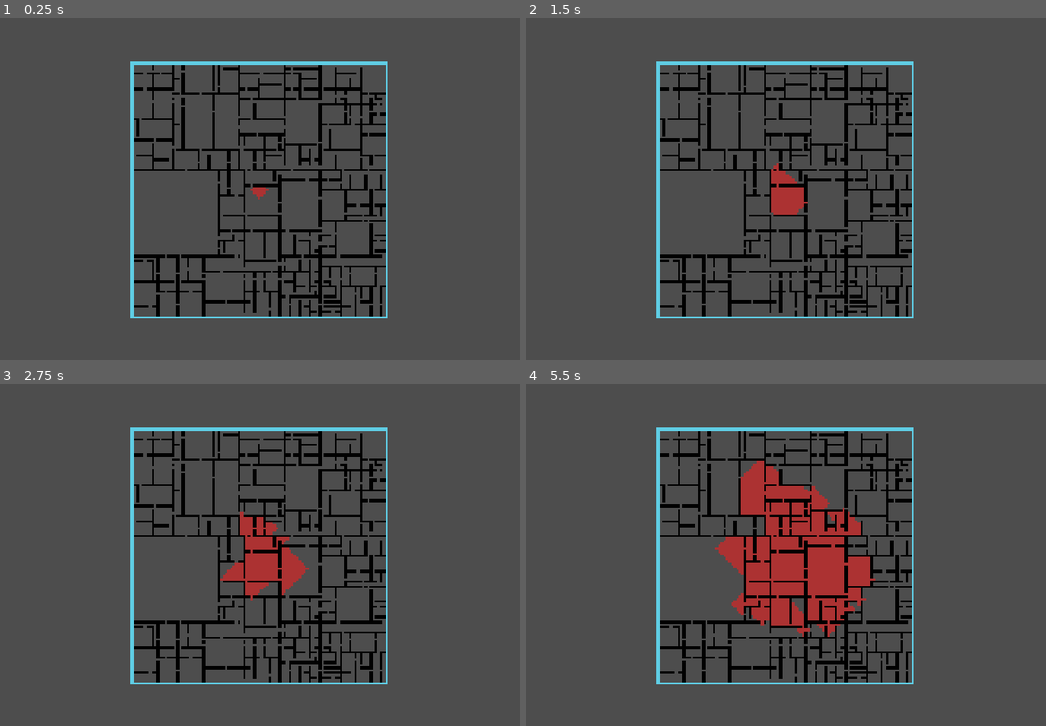
Above: before the commit, frames 1-4 (two rows, left to right).
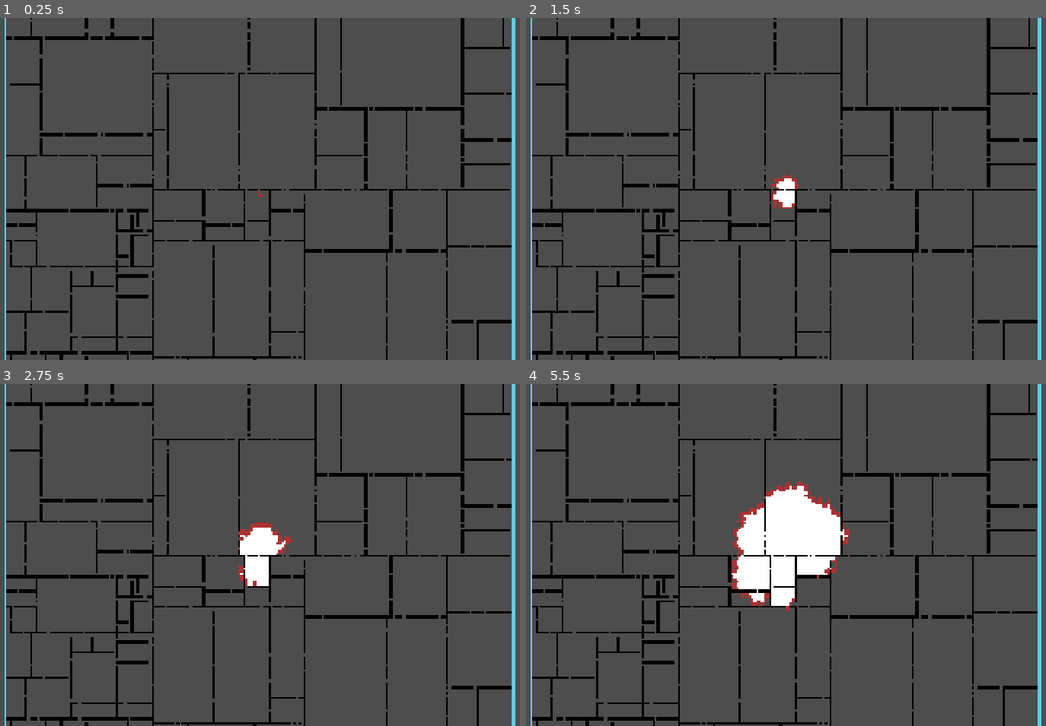
Above: after the commit, the same moments.

Repository: VoidCast00/MazeGenerators
Game: Godot game, scene res://game.tscn
Two runs of this game, one before a commit and one after it. Both use one fixed random seed, a clock stepped at 60 frames per second and the inputs below.
Inputs:
- Up to frame 1 (0.25 s): no input
- Up to frame 2 (1.5 s): tap Enter at 0.5 s
- Up to frame 3 (2.75 s): no input
- Up to frame 4 (5.5 s): no input

The runs differ from the first frame. In frame 1, 15% of the frame differs, in the area x 0-100%, y 0-100%; in frame 2, 16%; in frame 3, 17%; in frame 4, 22%.

Commit message:
added a white box when a new flodded cell apreas

Diff:
--- a/flood.gd
+++ b/flood.gd
@@ -2,11 +2,12 @@
 extends Node
 
 var floodedCells:Array[Vector2i] = []
-
+var sourceCell:Vector2i
 @export var tilemap: TileMapLayer
 
 
 func startFlood(startPos:Vector2i) -> void:
+	sourceCell = startPos
 	floodedCells.append(startPos);
 	tilemap.set_cell(startPos, 0, Vector2i(1,1))
 	spreadFlood();
@@ -17,10 +18,27 @@
 func spreadFlood() -> void:
 	var newFloodedCells:Array[Vector2i] = []
 	for cell:Vector2i in floodedCells:
-		var surroundingCells:= tilemap.get_surrounding_cells(cell);
-		for sCell:Vector2i in surroundingCells:
-			if tilemap.get_cell_source_id(sCell) == -1:
-				newFloodedCells.append(sCell)
-				tilemap.set_cell(sCell, 0,Vector2i(1,1))
+		var surroundingCells:= get_empty_surrounding_cells(cell)
+		if surroundingCells.is_empty():
+			tilemap.set_cell(cell, 0, Vector2i(0,1))
+			continue;
+		for sCell in surroundingCells:
+			var chance:float = 0.6 + (int(cell.distance_to(sourceCell)/4)  * 0.02)
+			chance = clampf(chance, 0.0, 0.9)
+			print(chance	)
+			if randf() < 0.6:
+				continue
+			newFloodedCells.append(sCell)
+			tilemap.set_cell(sCell, 0,Vector2i(1,1))
 	floodedCells.append_array(newFloodedCells)
 	get_tree().create_timer(0.1).timeout.connect(spreadFlood)
+
+
+
+func get_empty_surrounding_cells(cell:Vector2i) -> Array[Vector2i]:
+	var cells:Array[Vector2i] = []
+	var surroundingCells:= tilemap.get_surrounding_cells(cell);
+	for sCell:Vector2i in surroundingCells:
+		if tilemap.get_cell_source_id(sCell) == -1:
+			cells.append(sCell)
+	return cells
--- a/tile_map_layer.gd
+++ b/tile_map_layer.gd
@@ -1,6 +1,6 @@
 extends TileMapLayer
 
-@export var MAZE_SIZE:Vector2i = Vector2i(50,50)
+@export var MAZE_SIZE:Vector2i = Vector2i(100,100)
 
 @export var flood: Flood
 @export var maze_generator: MazeGenerator
